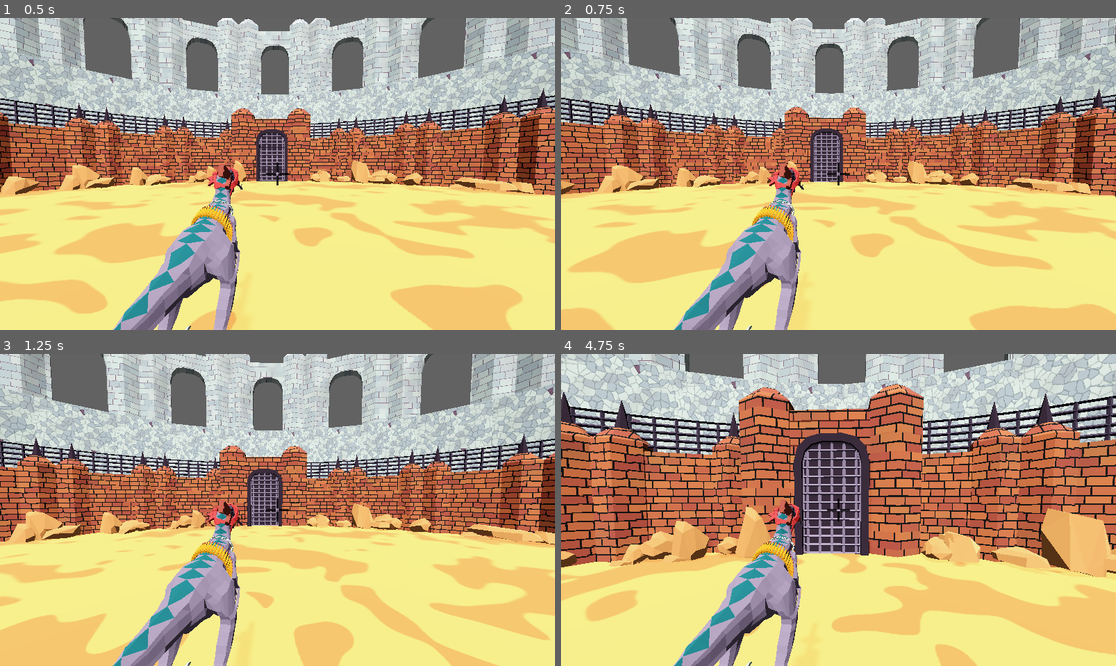
Above: before the commit, frames 1-4 (two rows, left to right).
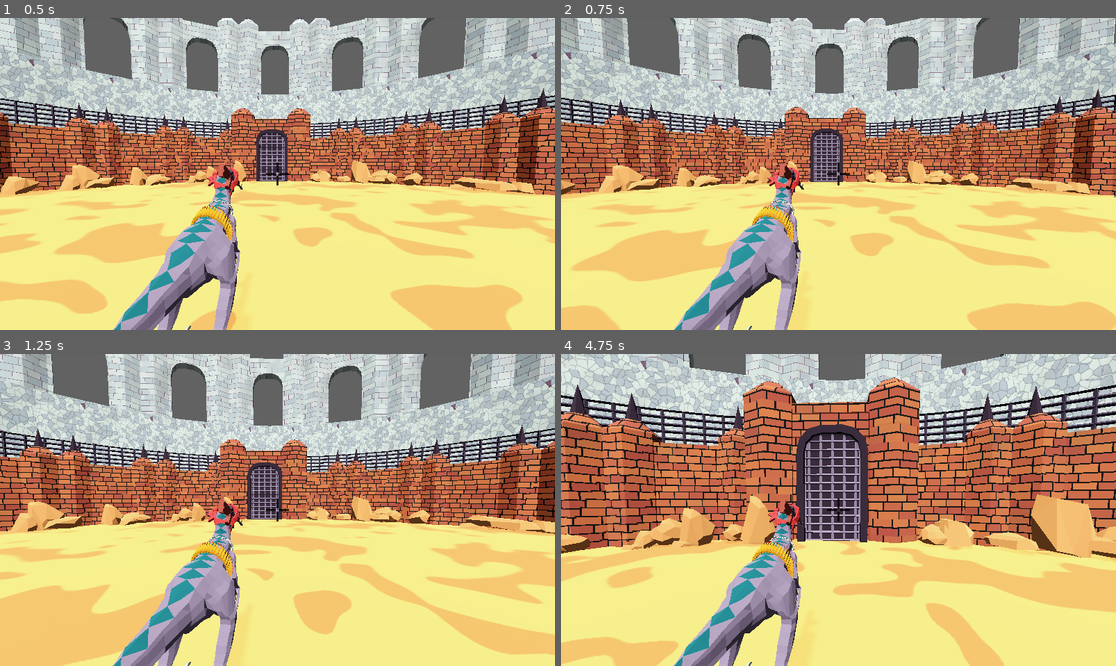
Above: after the commit, the same moments.

Repository: SasVel/Velocirambo
Game: Godot game, scene res://playScenes/main.tscn
Two runs of this game, one before a commit and one after it. Both use one fixed random seed, a clock stepped at 60 frames per second and the inputs below.
Inputs (mouse positions are in pixels of both pictures, inside the frame that each line leads up to):
- Up to frame 1 (0.5 s): no input
- Up to frame 2 (0.75 s): tap Enter at 0.5 s; move the mouse to (866, 174) at 0.52 s; press the mouse at (866, 174) at 0.53 s; hold W (Forwards) from 0.53 s (still down)
- Up to frame 3 (1.25 s): keep holding W (Forwards); tap Space (Jump) at 0.77, 1.07 s; right-click (305, 510) at 0.8 s
- Up to frame 4 (4.75 s): keep holding W (Forwards); move the mouse to (810, 510) at 1.27 s; release the mouse at (810, 510) at 1.28 s; right-click (810, 510) at 1.35 s; tap Space (Jump) at 1.52, 1.55, 1.82, 2.1, 3.02, 3.32, 3.77, 3.8, 4.07, 4.52 s; move the mouse to (849, 503) at 2.02 s; press the mouse at (849, 503) at 2.03 s; move the mouse to (832, 516) at 2.77 s; release the mouse at (832, 516) at 2.78 s; click (832, 516) at 2.85 s; right-click (832, 516) at 3.05 s; move the mouse to (877, 513) at 3.52 s; hold P (test) 3.53-4.28 s; move the mouse to (794, 506) at 4.27 s; right-click (794, 506) at 4.35 s; click (794, 506) at 4.55 s

Frame 1 is identical in both runs. In frame 2, 7.8% of the frame differs, in the area x 0-100%, y 0-100%; in frame 3, 43%; in frame 4, 51%.

Commit message:
State Machine + everything zoom related except for the zoom itself

Diff:
--- a/Player/complete_player.tscn
+++ b/Player/complete_player.tscn
@@ -58,12 +58,12 @@
 [node name="PhysicalBoneSimulator3D" type="PhysicalBoneSimulator3D" parent="Player/RaptorCommando/RaptorCommando_001/Skeleton3D" index="6"]
 
 [node name="Physical Bone Neck" type="PhysicalBone3D" parent="Player/RaptorCommando/RaptorCommando_001/Skeleton3D/PhysicalBoneSimulator3D"]
-transform = Transform3D(2, 4.7193e-07, -4.91782e-09, 2.35296e-07, -1.01512, -1.72323, -4.09119e-07, 1.72323, -1.01512, -0.00176873, 3.42861, 1.80945)
+transform = Transform3D(2, 4.7193e-07, -4.91779e-09, 2.35296e-07, -1.01512, -1.72323, -4.09119e-07, 1.72323, -1.01512, -0.00176873, 3.42861, 1.80945)
 collision_layer = 2
 collision_mask = 0
 joint_type = 5
-joint_offset = Transform3D(1, 0, 0, 0, 1, 0, 0, 0, 1, 3.04855e-09, 3.67268e-06, 0.0903595)
-body_offset = Transform3D(2, -4.76518e-10, -4.81407e-10, 1.58678e-10, 2.98023e-07, -1.99997, 5.68434e-14, 1.99997, -5.35846e-05, -6.0536e-09, 0.180717, -2.5034e-06)
+joint_offset = Transform3D(1, 0, 0, 0, 1, 0, 0, 0, 1, 3.16497e-09, 3.73768e-06, 0.0903597)
+body_offset = Transform3D(2, -4.76518e-10, -4.81435e-10, 1.58678e-10, 2.98023e-07, -1.99997, 5.68434e-14, 1.99997, -5.37038e-05, -6.28643e-09, 0.180717, -2.6226e-06)
 mass = 10.0
 friction = 0.0
 bone_name = "Neck"
@@ -140,8 +140,8 @@
 collision_layer = 2
 collision_mask = 0
 joint_type = 5
-joint_offset = Transform3D(0.999999, 0, 0, 0, 0.999998, 0, 0, 0, 0.999997, 2.78425e-08, 1.47849e-06, 0.0931684)
-body_offset = Transform3D(2, 1.46963e-06, 1.92132e-06, -8.3819e-09, 2.20537e-06, -1.99997, -1.67638e-08, 1.99998, -4.96507e-05, -2.34693e-07, 0.186334, 1.66893e-06)
+joint_offset = Transform3D(0.999999, 0, 0, 0, 0.999998, 0, 0, 0, 0.999997, 2.78423e-08, 1.41611e-06, 0.0931687)
+body_offset = Transform3D(2, 1.46776e-06, 1.92132e-06, -6.51926e-09, 2.20537e-06, -1.99997, -1.67638e-08, 1.99998, -4.95911e-05, -2.34693e-07, 0.186334, 1.78814e-06)
 friction = 0.0
 bone_name = "Head"
 joint_constraints/x/linear_limit_enabled = false
--- a/Player/velocirambo.gd
+++ b/Player/velocirambo.gd
@@ -1,8 +1,7 @@
 extends CharacterBody3D
-##Only affects walking speed in case it wasn't obvious.
-@export var speed : float = 5.0
-##Still unsure whether or not we will even keep the ability to jump.
-@export var jumpVelocity : float = 4.5
+
+@export var walkingSpeed : float = 2.5
+@export var runningSpeed : float = 5.0
 ##how fast the body tries to catch up to the camera
 @export var turnSpeed : float = 25.0
 ##TODO Currently not being used
@@ -10,6 +9,7 @@
 
 ##The default value is very low for now, because my Mouse has way too much DPI.
 @export var mouseSensitivity : float = 1.7
+@export var zoomedInSensModifier : float = 0.5
 
 ##how far down can the camera look/how high can it go. This number should be negative.
 @export var upperCameraLimitDegrees : float = -45.0
@@ -20,34 +20,84 @@
 @export var horizontalRotPivot : Node3D
 @export var skeleton : Skeleton3D
 
+enum PLAYER_STATE {IDLE, RUNNING, WALKING, RAGDOLL}
+var currentState = PLAYER_STATE.IDLE
+
 var mouseVelocity = Vector2.ZERO #Don't confuse with sensitivity
 
 func _input(event):
+	if Input.mouse_mode != Input.MOUSE_MODE_CAPTURED: return
 	if event is InputEventMouseMotion:
 		mouseVelocity = event.screen_relative
+	if(currentState == PLAYER_STATE.IDLE || currentState == PLAYER_STATE.RUNNING || currentState == PLAYER_STATE.WALKING):
+		if event.is_action_pressed("Leftclick"):
+			shoot()
 	#if event.is_action_pressed("test"):
 		#skeleton.physical_bones_start_simulation()
 	#elif event.is_action_released("test"):
 		#skeleton.physical_bones_stop_simulation()
 
 func _physics_process(delta):
+	match currentState:
+		PLAYER_STATE.IDLE:
+			print("Current State: Idle")
+			idleState(delta)
+		PLAYER_STATE.RUNNING:
+			print("Current State: Running")
+			runningState(delta)
+		PLAYER_STATE.WALKING:
+			print("Current State: Walking")
+			walkingState(delta)
+		PLAYER_STATE.RAGDOLL:
+			print("Current State: Ragdoll")
+			ragdollState(delta)
+	zoom()
+	move_and_slide()
+	camera_move(delta)
+
+func idleState(delta):
 	gravity(delta)
 	turn_body_to_camera(delta)
-	player_move(delta)
-	camera_move(delta)
+	handleRunWalkIdleState()
+
+func runningState(delta):
+	gravity(delta)
+	turn_body_to_camera(delta)
+	player_move(delta, runningSpeed)
+	handleRunWalkIdleState()
+
+func walkingState(delta):
+	gravity(delta)
+	turn_body_to_camera(delta)
+	player_move(delta, walkingSpeed)
+	handleRunWalkIdleState()
+
+func ragdollState(delta):
+	pass
+
+func handleRunWalkIdleState():
+	if Input.is_action_pressed("Forwards") || Input.is_action_pressed("Backwards") || Input.is_action_pressed("Leftways") || Input.is_action_pressed("Rightways"):
+		if Input.is_action_pressed("Rightclick"):
+			currentState = PLAYER_STATE.WALKING
+		else: currentState = PLAYER_STATE.RUNNING
+	else: currentState = PLAYER_STATE.IDLE
+
+#TODO
+func zoom():
+	pass
+
+#TODO
+func shoot():
+	print("Shot!")
+	pass
 
 # Add the gravity. Hasn't been changed since script creation
 func gravity(delta):
 	if not is_on_floor():
 		velocity += get_gravity() * delta
 
-func player_move(_delta):
-	# Do we need the ability to jump??? Letting it stay for now
-	if Input.is_action_just_pressed("Jump") and is_on_floor():
-		velocity.y = jumpVelocity
-
-	# Get the input direction and handle the movement/deceleration.
-	#This part hasn't changed much since script creation. Apart from the camera beeing used as the basis for movement
+# Get the input direction and handle the movement/deceleration.
+func player_move(_delta, speed):
 	var input_dir : Vector2 = Input.get_vector("Leftways", "Rightways", "Forwards", "Backwards")
 	var direction = (horizontalRotPivot.transform.basis * Vector3(input_dir.x, 0, input_dir.y)).normalized()
 	if direction:
@@ -56,8 +106,6 @@
 	else:
 		velocity.x = move_toward(velocity.x, 0, speed)
 		velocity.z = move_toward(velocity.z, 0, speed)
-
-	move_and_slide()
 
 func camera_move(delta):
 	cameraTarget.position = position
@@ -68,9 +116,12 @@
 	if(Input.mouse_mode != Input.MOUSE_MODE_CAPTURED):
 		return
 
+	var mouseModifier = mouseSensitivity * delta
+	if(Input.is_action_pressed("Rightclick")): mouseModifier *= zoomedInSensModifier
+
 	var oldCameraRot = Vector2(cameraTarget.rotation_degrees.x, cameraTarget.rotation_degrees.y)
-	var newCameraRot = Vector2(oldCameraRot.x - (mouseVelocity.y * mouseSensitivity * delta),\
-								oldCameraRot.y - (mouseVelocity.x * mouseSensitivity * delta))
+	var newCameraRot = Vector2(oldCameraRot.x - (mouseVelocity.y * mouseModifier),\
+								oldCameraRot.y - (mouseVelocity.x * mouseModifier))
 
 	if(newCameraRot.x > lowerCameraLimitDegrees): newCameraRot.x = lowerCameraLimitDegrees
 	if(newCameraRot.x < upperCameraLimitDegrees): newCameraRot.x = upperCameraLimitDegrees
--- a/project.godot
+++ b/project.godot
@@ -71,6 +71,11 @@
 "events": [Object(InputEventKey,"resource_local_to_scene":false,"resource_name":"","device":-1,"window_id":0,"alt_press …(192 unchanged characters)…
 ]
 }
+Rightclick={
+"deadzone": 0.5,
+"events": [Object(InputEventMouseButton,"resource_local_to_scene":false,"resource_name":"","device":-1,"window_id":0,"alt_pressed":false,"shift_pressed":false,"ctrl_pressed":false,"meta_pressed":false,"button_mask":0,"position":Vector2(0, 0),"global_position":Vector2(0, 0),"factor":1.0,"button_index":2,"canceled":false,"pressed":false,"double_click":false,"script":null)
+]
+}
 
 [layer_names]
 
